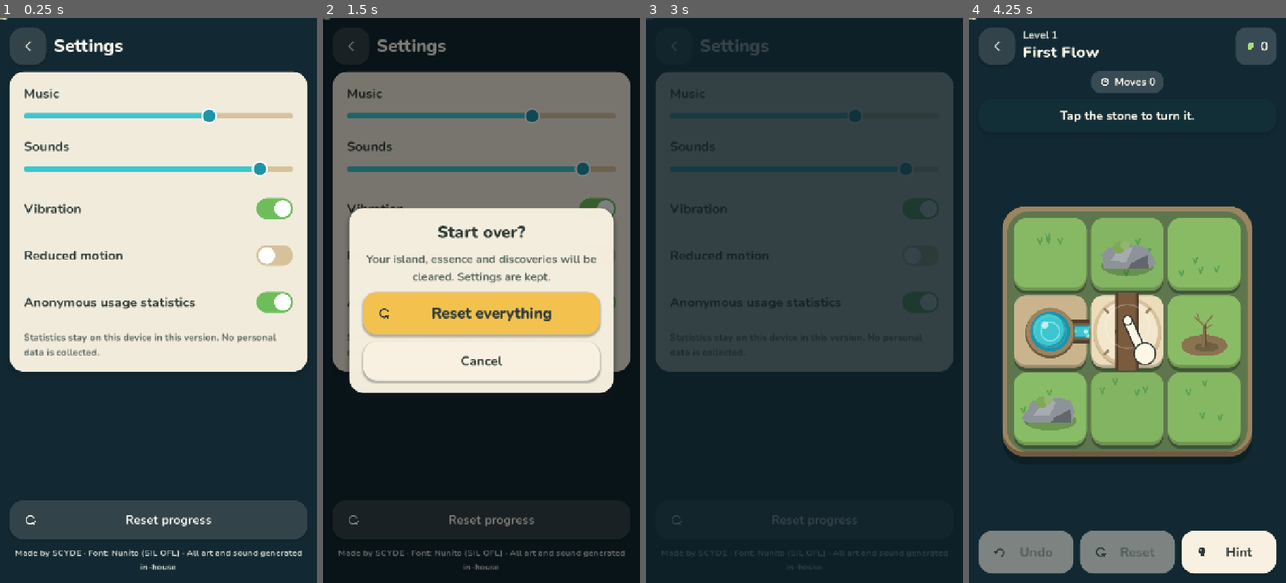
Above: before the commit, frames 1-4 (left to right).
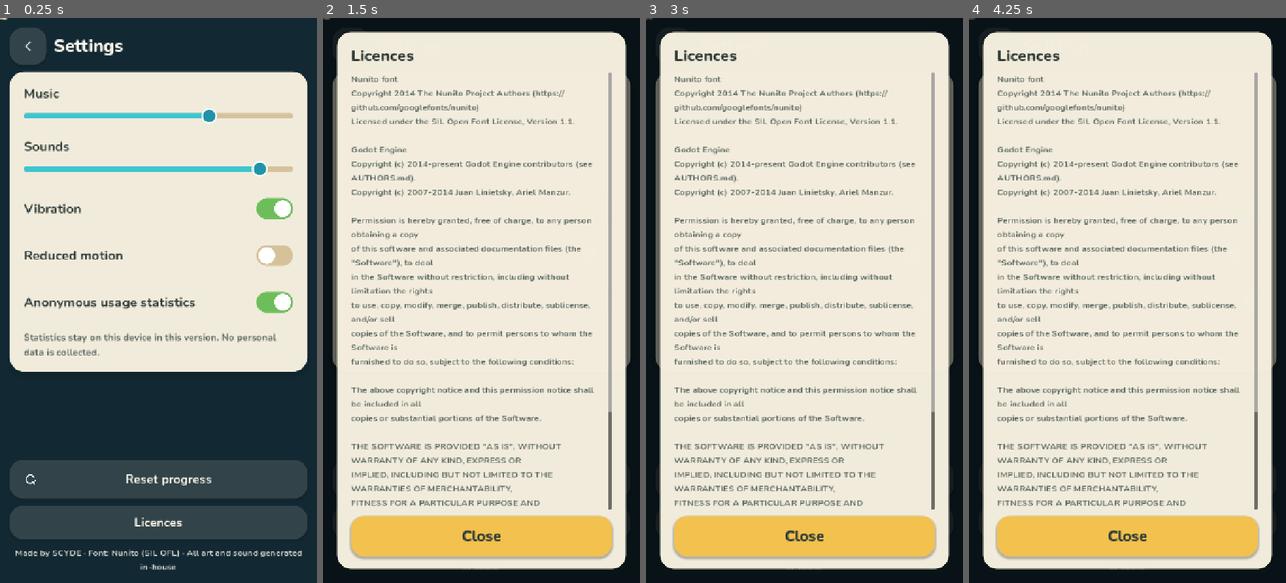
Above: after the commit, the same moments.

Repository: byscyde/luma-game
Game: Godot game, scene res://scenes/menus/settings.tscn
Two runs of this game, one before a commit and one after it. Both use one fixed random seed, a clock stepped at 60 frames per second and the inputs below. This scene is started directly instead of the project's main scene. Sound files missing from this copy of the repository are replaced by a short silence.
Inputs (mouse positions are in pixels of both pictures, inside the frame that each line leads up to):
- Up to frame 1 (0.25 s): no input
- Up to frame 2 (1.5 s): click (481, 520) at 0.5 s, where only the run after the commit has a clickable "Licences"; click "Vibration" at 1.25 s
- Up to frame 3 (3 s): click "Reduced motion" at 2 s; click "Anonymous usage statistics" at 2.75 s
- Up to frame 4 (4.25 s): click (1127, 430) at 3.5 s, where only the run before the commit has a clickable "Play"

The runs differ from the first frame. In frame 1, 7.4% of the frame differs, in the area x 3-97%, y 78-90%; in frame 2, 71%; in frame 3, 88%; in frame 4, 98%, in the area x 0-100%, y 0-100%.

Commit message:
Add CI/CD workflows, export presets, validators and documentation
- CI: static checks, Godot tests + solver, exported-build smoke test
- Android: debug APK always; release APK + AAB with keystore secrets
- iOS: Xcode export, simulator build, unsigned archive; signed IPA with secrets
- Nightly visual QA tour, draft-only release workflow with optional TestFlight
- Asset provenance manifest, repo hygiene and schema validators
- In-app licences screen; full docs set and current status

Co-Authored-By: Claude Opus 5.5 <noreply@anthropic.com>
Claude-Session: https://claude.ai/code/session_01JrjARXRuXyTHX8WXS3k4fa

Diff:
--- /dev/null
+++ b/assets/ASSET_MANIFEST.json
@@ -0,0 +1,110 @@
+{
+  "description": "Provenance and licensing for every file in assets/. All gameplay art is drawn procedurally in code (scripts/ui/painter.gd) and needs no image files.",
+  "assets": [
+    {
+      "path": "assets/audio/music/verdant_ambience.wav",
+      "source": "Procedurally synthesised by tools/generate_audio.py (original work, no samples)",
+      "license": "Proprietary - SCYDE (original work)"
+    },
+    {
+      "path": "assets/audio/sfx/bloom.wav",
+      "source": "Procedurally synthesised by tools/generate_audio.py (original work, no samples)",
+      "license": "Proprietary - SCYDE (original work)"
+    },
+    {
+      "path": "assets/audio/sfx/complete.wav",
+      "source": "Procedurally synthesised by tools/generate_audio.py (original work, no samples)",
+      "license": "Proprietary - SCYDE (original work)"
+    },
+    {
+      "path": "assets/audio/sfx/connect.wav",
+      "source": "Procedurally synthesised by tools/generate_audio.py (original work, no samples)",
+      "license": "Proprietary - SCYDE (original work)"
+    },
+    {
+      "path": "assets/audio/sfx/drip.wav",
+      "source": "Procedurally synthesised by tools/generate_audio.py (original work, no samples)",
+      "license": "Proprietary - SCYDE (original work)"
+    },
+    {
+      "path": "assets/audio/sfx/flow.wav",
+      "source": "Procedurally synthesised by tools/generate_audio.py (original work, no samples)",
+      "license": "Proprietary - SCYDE (original work)"
+    },
+    {
+      "path": "assets/audio/sfx/hint.wav",
+      "source": "Procedurally synthesised by tools/generate_audio.py (original work, no samples)",
+      "license": "Proprietary - SCYDE (original work)"
+    },
+    {
+      "path": "assets/audio/sfx/rotate.wav",
+      "source": "Procedurally synthesised by tools/generate_audio.py (original work, no samples)",
+      "license": "Proprietary - SCYDE (original work)"
+    },
+    {
+      "path": "assets/audio/sfx/tap.wav",
+      "source": "Procedurally synthesised by tools/generate_audio.py (original work, no samples)",
+      "license": "Proprietary - SCYDE (original work)"
+    },
+    {
+      "path": "assets/audio/sfx/toggle.wav",
+      "source": "Procedurally synthesised by tools/generate_audio.py (original work, no samples)",
+      "license": "Proprietary - SCYDE (original work)"
+    },
+    {
+      "path": "assets/audio/sfx/ui_back.wav",
+      "source": "Procedurally synthesised by tools/generate_audio.py (original work, no samples)",
+      "license": "Proprietary - SCYDE (original work)"
+    },
+    {
+      "path": "assets/audio/sfx/ui_click.wav",
+      "source": "Procedurally synthesised by tools/generate_audio.py (original work, no samples)",
+      "license": "Proprietary - SCYDE (original work)"
+    },
+    {
+      "path": "assets/audio/sfx/unlock.wav",
+      "source": "Procedurally synthesised by tools/generate_audio.py (original work, no samples)",
+      "license": "Proprietary - SCYDE (original work)"
+    },
+    {
+      "path": "assets/fonts/OFL-Nunito.txt",
+      "source": "Licence text shipped with @fontsource/nunito 5.1.0",
+      "license": "SIL Open Font License 1.1"
+    },
+    {
+      "path": "assets/fonts/nunito-latin-700-normal.woff2",
+      "source": "Nunito by The Nunito Project Authors via @fontsource/nunito 5.1.0 (npm)",
+      "license": "SIL Open Font License 1.1 (assets/fonts/OFL-Nunito.txt)"
+    },
+    {
+      "path": "assets/fonts/nunito-latin-800-normal.woff2",
+      "source": "Nunito by The Nunito Project Authors via @fontsource/nunito 5.1.0 (npm)",
+      "license": "SIL Open Font License 1.1 (assets/fonts/OFL-Nunito.txt)"
+    },
+    {
+      "path": "assets/icons/adaptive_background.png",
+      "source": "Procedurally drawn by tools/generate_icons.py (original work)",
+      "license": "Proprietary - SCYDE (original work)"
+    },
+    {
+      "path": "assets/icons/adaptive_foreground.png",
+      "source": "Procedurally drawn by tools/generate_icons.py (original work)",
+      "license": "Proprietary - SCYDE (original work)"
+    },
+    {
+      "path": "assets/icons/icon.png",
+      "source": "Procedurally drawn by tools/generate_icons.py (original work)",
+      "license": "Proprietary - SCYDE (original work)"
+    },
+    {
+      "path": "assets/icons/icon_192.png",
+      "source": "Procedurally drawn by tools/generate_icons.py (original work)",
+      "license": "Proprietary - SCYDE (original work)"
+    },
+    {
+      "path": "assets/icons/splash.png",
+      "source": "Procedurally drawn by tools/generate_icons.py (original work)",
+      "license": "Proprietary - SCYDE (original work)"
+    }
+  ]
+}
--- a/resources/localization/strings.csv
+++ b/resources/localization/strings.csv
@@ -75,3 +75,5 @@
 CREDITS,Made by SCYDE · Font: Nunito (SIL OFL) · All art and sound generated in-house
 CHIP_BONUS,Flowers
 CHIP_NO_LEAKS,No spills
+LICENCES,Licences
+CLOSE,Close
--- a/scripts/core/game.gd
+++ b/scripts/core/game.gd
@@ -32,6 +32,23 @@
 	if load_status == SaveStore.STATUS_RECOVERED or load_status == SaveStore.STATUS_RESET:
 		Analytics.log_event("save_recovered", {"status": load_status})
 	save()
+	if "--smoke-test" in OS.get_cmdline_user_args():
+		_smoke_test.call_deferred()
+
+
+## Packaging check used by CI on exported builds: content must load from the
+## exported pack, every level must parse and the main scene must exist.
+func _smoke_test() -> void:
+	var ok := content.errors.is_empty() and content.level_order.size() >= 30 \
+		and ResourceLoader.exists("res://scenes/gameplay/gameplay.tscn") \
+		and TranslationServer.translate("PLAY") == "Play"
+	for lid in content.level_order:
+		if not content.get_level(lid).errors.is_empty():
+			ok = false
+	print("SMOKE_TEST levels=%d errors=%d translated=%s result=%s" % [
+		content.level_order.size(), content.errors.size(), TranslationServer.translate("PLAY"), "PASS" if ok else "FAIL"])
+	await get_tree().create_timer(1.0).timeout  # let the boot scene run a little
+	get_tree().quit(0 if ok else 1)
 
 
 func _save_path() -> String:
--- a/scripts/ui/settings_screen.gd
+++ b/scripts/ui/settings_screen.gd
@@ -44,6 +44,10 @@
 	reset.name = "ResetProgressButton"
 	reset.pressed.connect(_ask_reset)
 	col.add_child(reset)
+	var lic := UI.button(UI.t("LICENCES"), "", "GhostButton", Vector2(0, 76))
+	lic.name = "LicencesButton"
+	lic.pressed.connect(_show_licences)
+	col.add_child(lic)
 	col.add_child(UI.label(UI.t("CREDITS"), "LightCaption", 20, HORIZONTAL_ALIGNMENT_CENTER))
 
 
@@ -109,3 +113,36 @@
 	no.name = "ConfirmNo"
 	no.pressed.connect(func(): _confirm.queue_free())
 	v.add_child(no)
+
+
+func _show_licences() -> void:
+	var overlay := Control.new()
+	overlay.name = "LicencesOverlay"
+	overlay.set_anchors_preset(Control.PRESET_FULL_RECT)
+	add_child(overlay)
+	var dim := ColorRect.new()
+	dim.color = Color(0, 0, 0, 0.55)
+	dim.set_anchors_preset(Control.PRESET_FULL_RECT)
+	overlay.add_child(dim)
+	var margin := UI.safe_margin(overlay, 32)
+	var card := PanelContainer.new()
+	card.theme_type_variation = "Card"
+	margin.add_child(card)
+	var v := VBoxContainer.new()
+	v.add_theme_constant_override("separation", 14)
+	card.add_child(v)
+	v.add_child(UI.label(UI.t("LICENCES"), "HeadingLabel", 36))
+	var scroll := ScrollContainer.new()
+	scroll.size_flags_vertical = Control.SIZE_EXPAND_FILL
+	scroll.horizontal_scroll_mode = ScrollContainer.SCROLL_MODE_DISABLED
+	v.add_child(scroll)
+	var text := "Nunito font\nCopyright 2014 The Nunito Project Authors (https://github.com/googlefonts/nunito)\n" \
+		+ "Licensed under the SIL Open Font License, Version 1.1.\n\n" \
+		+ "Godot Engine\n" + Engine.get_license_text()
+	var body := UI.label(text, "CaptionLabel", 20)
+	body.size_flags_horizontal = Control.SIZE_EXPAND_FILL
+	scroll.add_child(body)
+	var close := UI.button(UI.t("CLOSE"), "", "PrimaryButton", Vector2(0, 92))
+	close.name = "CloseLicences"
+	close.pressed.connect(overlay.queue_free)
+	v.add_child(close)
--- a/tests/integration/test_gameplay_flow.gd
+++ b/tests/integration/test_gameplay_flow.gd
@@ -256,3 +256,17 @@
 	Analytics.log_event("level_started", {"level_id": "w1_l02"})
 	assert_eq(Analytics.recent.size(), 1, "nothing recorded when opted out")
 	Game.set_setting("analytics", true)
+
+
+func test_licences_screen_shows_engine_licence() -> void:
+	await _open("res://scenes/menus/settings.tscn")
+	(screen.find_child("LicencesButton", true, false) as Button).pressed.emit()
+	await frames(1)
+	var overlay := screen.find_child("LicencesOverlay", true, false)
+	assert_not_null(overlay)
+	var found := false
+	for l in overlay.find_children("*", "Label", true, false):
+		if (l as Label).text.contains("Godot Engine") and (l as Label).text.contains("Permission is hereby granted"):
+			found = true
+	assert_true(found, "Godot MIT notice displayed")
+	(screen.find_child("CloseLicences", true, false) as Button).pressed.emit()
Not shown, added: export_presets.cfg
Not shown, added: .github/ISSUE_TEMPLATE/bug_report.md
Not shown, added: .github/ISSUE_TEMPLATE/feature_request.md
Not shown, added: .github/ISSUE_TEMPLATE/level_feedback.md
Not shown, added: .github/pull_request_template.md
Not shown, added: .github/workflows/android-build.yml
Not shown, added: .github/workflows/ci.yml
Not shown, added: .github/workflows/ios-build.yml
Not shown, added: .github/workflows/nightly-tests.yml
Not shown, added: .github/workflows/release.yml
Not shown, changed: .gitignore
Not shown, added: CHANGELOG.md
(and 24 more such lines)
